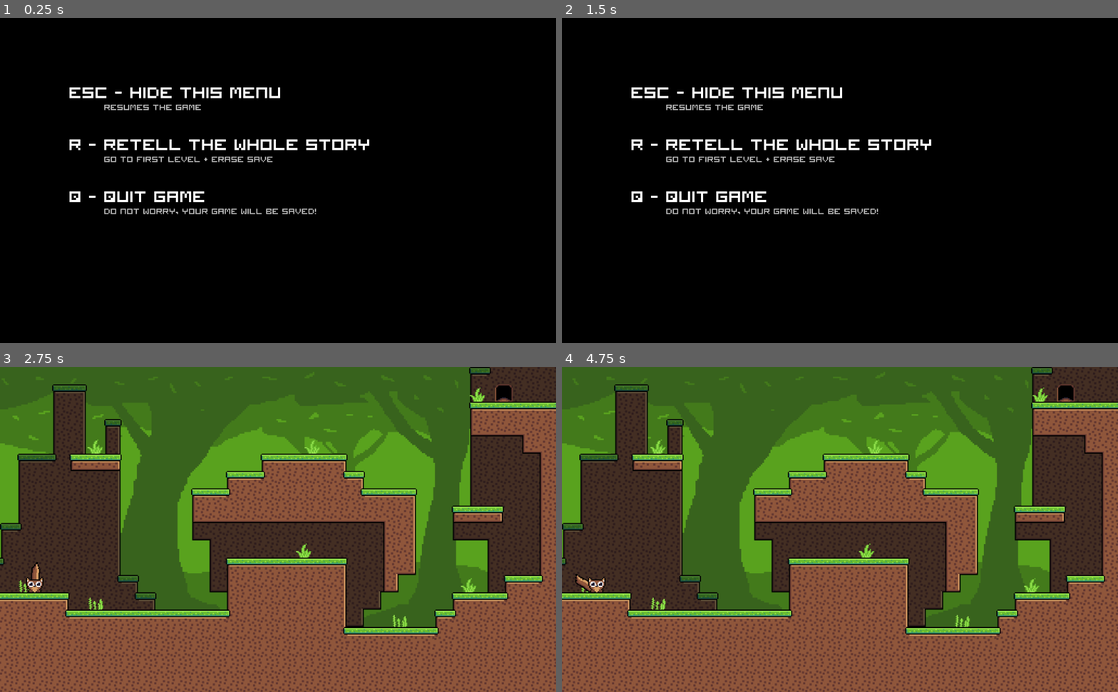
Above: before the commit, frames 1-4 (two rows, left to right).
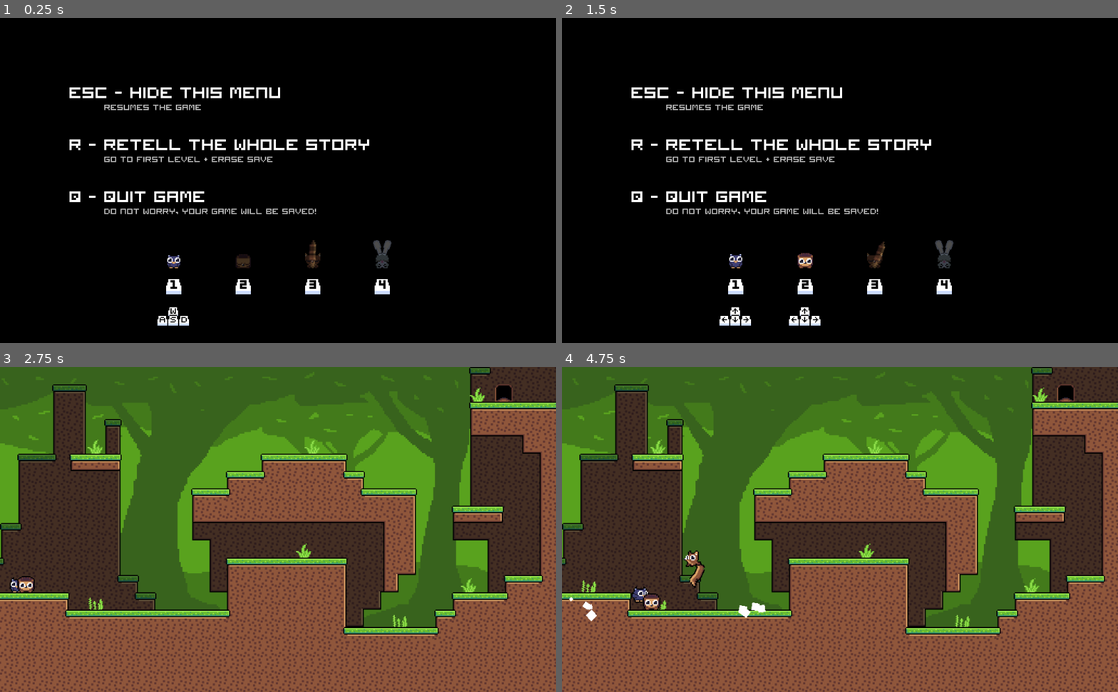
Above: after the commit, the same moments.

Repository: atka66/cccc
Game: Godot game, scene res://objects/system/menu/Menu.tscn
The game is run twice, just before and just after one commit, with the same random seed, the same clock (stepped at 60 frames per second) and the same inputs. This scene is started directly instead of the project's main scene. Sound files missing from this copy of the repository are replaced by a short silence.
Inputs:
- Up to frame 1 (0.25 s): no input
- Up to frame 2 (1.5 s): tap Enter at 0.5 s; hold 1 (toggle_player_1) 0.53-1.28 s; hold D (right_1) from 0.53 s (still down); tap W (jump_1) at 0.77 s; tap 2 (toggle_player_2) at 0.8, 1.35 s
- Up to frame 3 (2.75 s): tap W (jump_1) at 1.52 s; tap 3 (toggle_player_3) at 1.55 s; tap R (reset) at 2 s; release D (right_1) at 2.03 s; hold A (left_1) from 2.03 s (still down); hold 3 (toggle_player_3) from 2.03 s (still down); tap 4 (toggle_player_4) at 2.3 s
- Up to frame 4 (4.75 s): release A (left_1) at 2.78 s; release 3 (toggle_player_3) at 2.78 s; hold D (right_1) 2.78-4.28 s; tap 4 (toggle_player_4) at 2.85 s; tap W (jump_1) at 3.02, 3.77, 4.52 s; tap 1 (toggle_player_1) at 3.05 s; hold 2 (toggle_player_2) 3.53-4.28 s; tap S (dash_1) at 3.6 s; hold A (left_1) from 4.28 s (still down); tap Down (dash_2) at 4.35 s; tap 3 (toggle_player_3) at 4.55 s

The runs differ from the first frame. In frame 1, 1.1% of the frame differs, in the area x 28-71%, y 68-95%; in frame 2, 1.3%; in frame 3, 0.3%; in frame 4, 0.9%.
Error in both runs: Invalid get index '0' (on base: 'Array'). (res://Global.gd:28)

Commit message:
player controls are now changeable

Diff:
--- a/Global.gd
+++ b/Global.gd
@@ -31,7 +31,16 @@
 	mapParent.add_child(player)
 
 func togglePlayer(playerId):
-	Global.playersJoined[playerId] = !Global.playersJoined[playerId]
+	if !Global.playersJoined[playerId]:
+		Global.playersJoined[playerId] = true
+		Global.playersControlScheme[playerId] = 0
+	else:
+		Global.playersControlScheme[playerId] = Global.playersControlScheme[playerId] + 1
+		for player in get_tree().get_nodes_in_group("player"):
+			if player.playerId == playerId:
+				player.setupInputMaps()
+		if Global.playersControlScheme[playerId] > 5:
+			Global.playersJoined[playerId] = false
 
 	if (Global.playersJoined[playerId]):
 		spawnPlayer(playerId)
--- a/Res.gd
+++ b/Res.gd
@@ -7,6 +7,7 @@
 
 onready var FinishDim = preload("res://objects/hud/FinishDim.tscn")
 onready var Menu = preload("res://objects/system/menu/Menu.tscn")
+onready var PlayerDummy = preload("res://objects/system/menu/PlayerDummy.tscn")
 
 var MapPaths = [
 	"res://maps/Map01.tscn",
--- a/objects/player/Player.gd
+++ b/objects/player/Player.gd
@@ -34,7 +34,7 @@
 	$Sprite.frames = Res.PlayerSkins[playerSkin]
 
 func setupInputMaps():
-	match playerId:
+	match Global.playersControlScheme[playerId]:
 		0:
 			inputMaps = {
 				"left" : "left_1",
--- a/objects/system/menu/Menu.gd
+++ b/objects/system/menu/Menu.gd
@@ -1,8 +1,4 @@
 extends Node2D
-
-# Called when the node enters the scene tree for the first time.
-func _ready():
-	pass # Replace with function body.
 
 func _input(event):
 	if event.is_action_pressed("toggle_player_1"):
--- a/objects/system/menu/Menu.tscn
+++ b/objects/system/menu/Menu.tscn
@@ -73,12 +73,16 @@
 color = Color( 0.752941, 0.752941, 0.752941, 1 )
 
 [node name="PlayerSelector0" parent="." instance=ExtResource( 3 )]
+position = Vector2( 160, 224 )
 
 [node name="PlayerSelector1" parent="." instance=ExtResource( 3 )]
+position = Vector2( 224, 224 )
 playerId = 1
 
 [node name="PlayerSelector2" parent="." instance=ExtResource( 3 )]
+position = Vector2( 288, 224 )
 playerId = 2
 
 [node name="PlayerSelector3" parent="." instance=ExtResource( 3 )]
+position = Vector2( 352, 224 )
 playerId = 3
--- /dev/null
+++ b/objects/system/menu/PlayerDummy.gd
@@ -0,0 +1,21 @@
+extends Node2D
+
+export var playerId : int = 0
+var playerSkin : int = 0
+
+func _ready():
+	playerSkin = Global.playersSkins[playerId]
+	if (playerSkin != 2):
+		$SquirrelTail.hide()
+	if (playerSkin != 3):
+		$BunnyEars.hide()
+
+	$Sprite.frames = Res.PlayerSkins[playerSkin]
+
+func wakeup():
+	modulate.a = 1.0
+	$Sprite.animation = "idle"
+
+func sleep():
+	modulate.a = 0.3
+	$Sprite.animation = "sleep"
--- /dev/null
+++ b/objects/system/menu/PlayerDummy.tscn
@@ -0,0 +1,21 @@
+[gd_scene load_steps=5 format=2]
+
+[ext_resource path="res://objects/player/BunnyEars.tscn" type="PackedScene" id=1]
+[ext_resource path="res://objects/player/SquirrelTail.tscn" type="PackedScene" id=2]
+[ext_resource path="res://res/player_owl.tres" type="SpriteFrames" id=3]
+[ext_resource path="res://objects/system/menu/PlayerDummy.gd" type="Script" id=4]
+
+[node name="PlayerDummy" type="Node2D"]
+script = ExtResource( 4 )
+
+[node name="BunnyEars" parent="." instance=ExtResource( 1 )]
+position = Vector2( 0, -2 )
+
+[node name="SquirrelTail" parent="." instance=ExtResource( 2 )]
+position = Vector2( 0, 4 )
+
+[node name="Sprite" type="AnimatedSprite" parent="."]
+frames = ExtResource( 3 )
+animation = "idle"
+frame = 1
+playing = true
--- a/objects/system/menu/PlayerSelector.gd
+++ b/objects/system/menu/PlayerSelector.gd
@@ -1,16 +1,19 @@
 extends Node2D
 
 export var playerId : int = 0
-# Declare member variables here. Examples:
-# var a = 2
-# var b = "text"
+var dummy : Node
 
+func _ready():
+	dummy = Res.PlayerDummy.instance()
+	dummy.playerId = playerId
+	add_child(dummy)
+	$ToggleSprite.frame = playerId
 
-# Called when the node enters the scene tree for the first time.
-func _ready():
-	pass # Replace with function body.
-
-
-# Called every frame. 'delta' is the elapsed time since the previous frame.
-#func _process(delta):
-#	pass
+func _process(delta):
+	if (Global.playersJoined[playerId]):
+		dummy.wakeup()
+		$ControlSprite.show()
+		$ControlSprite.frame = Global.playersControlScheme[playerId]
+	else:
+		dummy.sleep()
+		$ControlSprite.hide()
--- a/objects/system/menu/PlayerSelector.tscn
+++ b/objects/system/menu/PlayerSelector.tscn
@@ -1,6 +1,18 @@
-[gd_scene load_steps=2 format=2]
+[gd_scene load_steps=4 format=2]
 
 [ext_resource path="res://objects/system/menu/PlayerSelector.gd" type="Script" id=1]
+[ext_resource path="res://sprites/controls.png" type="Texture" id=2]
+[ext_resource path="res://sprites/playerselect.png" type="Texture" id=3]
 
 [node name="PlayerSelector" type="Node2D"]
 script = ExtResource( 1 )
+
+[node name="ToggleSprite" type="Sprite" parent="."]
+position = Vector2( 0, 24 )
+texture = ExtResource( 3 )
+hframes = 4
+
+[node name="ControlSprite" type="Sprite" parent="."]
+position = Vector2( 0, 52 )
+texture = ExtResource( 2 )
+hframes = 6
Binary file added: sprites/controls.png
Not shown, added: sprites/controls.png.import
Binary file added: sprites/playerselect.png
Not shown, added: sprites/playerselect.png.import
